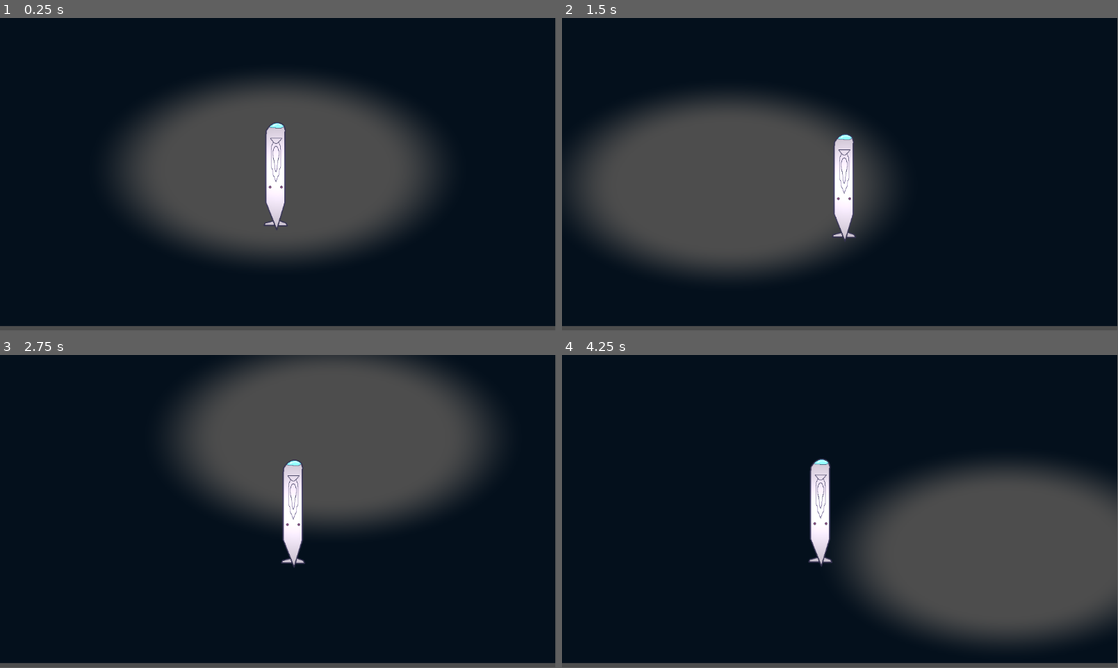
Above: before the commit, frames 1-4 (two rows, left to right).
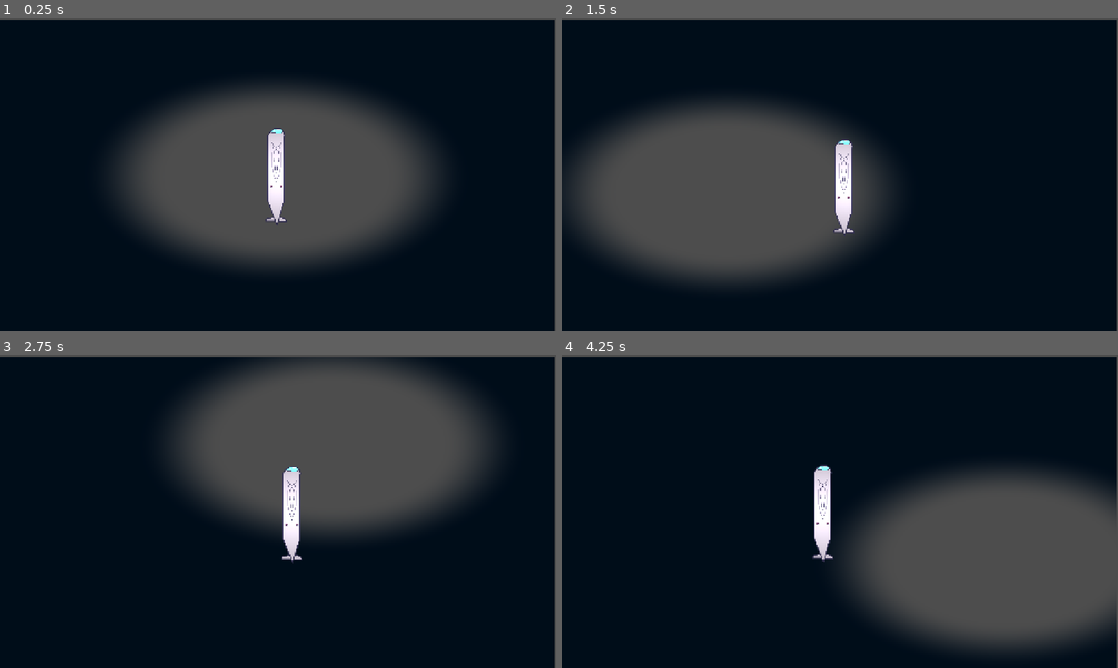
Above: after the commit, the same moments.

Repository: sunturtle1/campfire
Game: Godot game, scene res://main.tscn
Two runs of this game, one before a commit and one after it. Both use one fixed random seed, a clock stepped at 60 frames per second and the inputs below.
Inputs (mouse positions are in pixels of both pictures, inside the frame that each line leads up to):
- Up to frame 1 (0.25 s): no input
- Up to frame 2 (1.5 s): tap Enter at 0.5 s; move the mouse to (962, 158) at 0.52 s; hold D (right) 0.53-1.28 s; tap Alt at 0.6 s; move the mouse to (728, 190) at 1.27 s; hold S (down) from 1.28 s (still down); tap Shift at 1.35 s
- Up to frame 3 (2.75 s): move the mouse to (333, 442) at 2.02 s; release S (down) at 2.03 s; hold D (right) from 2.03 s (still down); tap Alt at 2.1 s
- Up to frame 4 (4.25 s): move the mouse to (812, 574) at 2.77 s; release D (right) at 2.78 s; hold W (up) 2.78-3.53 s; tap Shift at 2.85 s; move the mouse to (1006, 558) at 3.52 s; hold A (left) from 3.53 s (still down); tap Alt at 3.6 s
The window is 799x449 before the commit and 800x450 after it. Grey fills any space a smaller window leaves; there, only what the larger window draws over its background counts as a difference.

The runs differ from the first frame. In frame 1, 2.7% of the frame differs, in the area x 0-100%, y 0-100%; in frame 2, 2.7%; in frame 3, 2.8%; in frame 4, 2.9%.

Commit message:
álmos vagyok

Diff:
--- a/darkness.gdshader
+++ b/darkness.gdshader
@@ -1,11 +1,11 @@
 shader_type canvas_item;
 
-uniform vec2 light_pos = vec2(0.5, 0.5);  // UV koordináta
-uniform float radius : hint_range(0.0, 1.0) = 0.01;
+uniform vec2 light_pos = vec2(0.5, 0.5);
+uniform float radius : hint_range(0.0, 1.0) = 0.02;
 uniform float softness : hint_range(0.0, 1.0) = 0.15;
 
 void fragment() {
     float dist = distance(UV, light_pos);
     float alpha = smoothstep(radius, radius + softness, dist);
-    COLOR = vec4(0.0, 0.05, 0.1, alpha * 0.95);
+    COLOR = vec4(0.0, 0.05, 0.1, alpha);
 }
--- a/main.tscn
+++ b/main.tscn
@@ -15,6 +15,7 @@
 [node name="Player" parent="." unique_id=1158445378 instance=ExtResource("1_ig7tw")]
 
 [node name="Artifact" parent="." unique_id=1385512844 instance=ExtResource("2_0xm2m")]
+position = Vector2(253, 32)
 
 [node name="CanvasLayer" type="CanvasLayer" parent="." unique_id=1720949049]
 layer = -1
@@ -24,8 +25,10 @@
 anchors_preset = 15
 anchor_right = 1.0
 anchor_bottom = 1.0
-offset_top = -9.0
-offset_bottom = -9.0
+offset_left = -3.0
+offset_top = 4.0
+offset_right = -3.0
+offset_bottom = 4.0
 grow_horizontal = 2
 grow_vertical = 2
 color = Color(0, 0, 0, 1)
--- a/project.godot
+++ b/project.godot
@@ -15,6 +15,12 @@
 config/features=PackedStringArray("4.6", "GL Compatibility")
 boot_splash/bg_color=Color(0, 0, 0, 1)
 config/icon="res://icon.svg"
+
+[display]
+
+window/size/viewport_width=1280
+window/size/viewport_height=720
+window/stretch/mode="canvas_items"
 
 [editor_plugins]
 
--- /dev/null
+++ b/scenes/artifact.gd
@@ -0,0 +1,28 @@
+extends Area2D
+@onready var sprite = $AnimatedSprite2D
+var light_pos : Vector2
+var radius : float = 0.2
+var softness : float = 0.15
+func _ready():
+	body_entered.connect(_on_body_entered)
+
+	var tween = create_tween().set_loops()
+	tween.tween_property(self, "position:y", position.y - 6, 1.0)
+	tween.tween_property(self, "position:y", position.y + 6, 1.0)
+
+func _on_body_entered(body):
+	if body.name == "Player":
+		body.collect_artifact()
+		queue_free()
+
+func _process(delta):
+	var viewport_size = get_viewport_rect().size
+	var mouse_pos = get_viewport().get_mouse_position()
+	var mouse_uv = mouse_pos / viewport_size
+
+	var camera = get_viewport().get_camera_2d()
+	var my_screen_pos = global_position - camera.global_position + viewport_size / 2
+	var my_uv = my_screen_pos / viewport_size
+
+	var dist = mouse_uv.distance_to(my_uv)
+	sprite.visible = dist < radius
--- a/scenes/artifact.tscn
+++ b/scenes/artifact.tscn
@@ -1,12 +1,52 @@
 [gd_scene format=3 uid="uid://cnyjg8aloihu8"]
 
-[ext_resource type="Script" uid="uid://eb4jsx2oj4c3" path="res://scripts/artifact.gd" id="1_0lcuo"]
+[ext_resource type="Texture2D" uid="uid://b1ahpxoxg786p" path="res://assets/treasure_chest.png" id="1_0lcuo"]
+[ext_resource type="Script" uid="uid://d2c1bb7tk10fl" path="res://scenes/artifact.gd" id="1_7gita"]
 
-[node name="Artifact" type="Area2D" unique_id=1385512844]
-script = ExtResource("1_0lcuo")
+[sub_resource type="CircleShape2D" id="CircleShape2D_7gita"]
+radius = 20.0
 
-[node name="Sprite2D" type="Sprite2D" parent="." unique_id=2007828341]
+[sub_resource type="AtlasTexture" id="AtlasTexture_a37it"]
+atlas = ExtResource("1_0lcuo")
+region = Rect2(0, 0, 93, 80)
 
-[node name="CollisionShape2D" type="CollisionShape2D" parent="." unique_id=1901512093]
+[sub_resource type="AtlasTexture" id="AtlasTexture_p7ewq"]
+atlas = ExtResource("1_0lcuo")
+region = Rect2(93, 0, 93, 80)
 
-[node name="PointLight2D" type="PointLight2D" parent="." unique_id=494464457]
+[sub_resource type="AtlasTexture" id="AtlasTexture_7yqln"]
+atlas = ExtResource("1_0lcuo")
+region = Rect2(186, 0, 93, 80)
+
+[sub_resource type="SpriteFrames" id="SpriteFrames_2ue23"]
+animations = [{
+"frames": [{
+"duration": 2.4,
+"texture": SubResource("AtlasTexture_a37it")
+}, {
+"duration": 1.0,
+"texture": SubResource("AtlasTexture_p7ewq")
+}, {
+"duration": 1.0,
+"texture": SubResource("AtlasTexture_7yqln")
+}],
+"loop": true,
+"name": &"default",
+"speed": 5.0
+}, {
+"frames": [],
+"loop": true,
+"name": &"new_animation",
+"speed": 5.0
+}]
+
+[node name="Artifact" type="Area2D" unique_id=1523463840]
+collision_layer = 2
+script = ExtResource("1_7gita")
+
+[node name="CollisionShape2D" type="CollisionShape2D" parent="." unique_id=898629610]
+shape = SubResource("CircleShape2D_7gita")
+
+[node name="AnimatedSprite2D" type="AnimatedSprite2D" parent="." unique_id=396473866]
+sprite_frames = SubResource("SpriteFrames_2ue23")
+frame_progress = 0.46865708
--- a/scenes/player.tscn
+++ b/scenes/player.tscn
@@ -5,9 +5,10 @@
 [ext_resource type="Texture2D" uid="uid://dy35nn3b1sanm" path="res://assets/feny.png" id="3_qhqgy"]
 
 [sub_resource type="RectangleShape2D" id="RectangleShape2D_1bvp3"]
-size = Vector2(75, 75)
+size = Vector2(50, 217)
 
 [node name="Player" type="CharacterBody2D" unique_id=1158445378]
+collision_mask = 2
 script = ExtResource("1_dqkch")
 
 [node name="Sprite2D" type="Sprite2D" parent="." unique_id=1517038742]
@@ -16,7 +17,7 @@
 texture = ExtResource("2_qlg0r")
 
 [node name="CollisionShape2D" type="CollisionShape2D" parent="." unique_id=1925583667]
-position = Vector2(-0.5, 2.5)
+position = Vector2(-3, 1.5)
 shape = SubResource("RectangleShape2D_1bvp3")
 
 [node name="Camera2D" type="Camera2D" parent="." unique_id=340236534]
--- a/scripts/artifact.gd
+++ /dev/null
@@ -1,13 +0,0 @@
-extends Area2D
-
-func _ready():
-	body_entered.connect(_on_body_entered)
-	# Lebegő animáció
-	var tween = create_tween().set_loops()
-	tween.tween_property(self, "position:y", position.y - 8, 1.0)
-	tween.tween_property(self, "position:y", position.y + 8, 1.0)
-
-func _on_body_entered(body):
-	if body.name == "Player":
-		body.collect_artifact()
-		queue_free()
Binary file added: assets/treasure_chest.png
Not shown, added: assets/treasure_chest.png.import
Not shown, added: scenes/artifact.gd.uid
Not shown, removed: scripts/artifact.gd.uid
